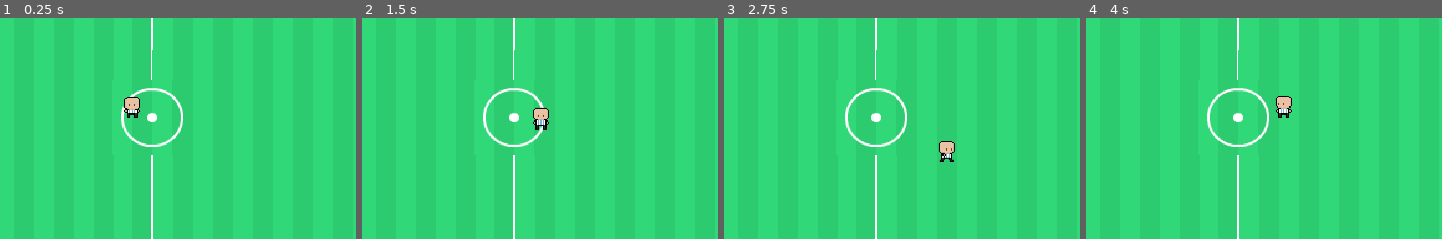
Above: before the commit, frames 1-4 (left to right).
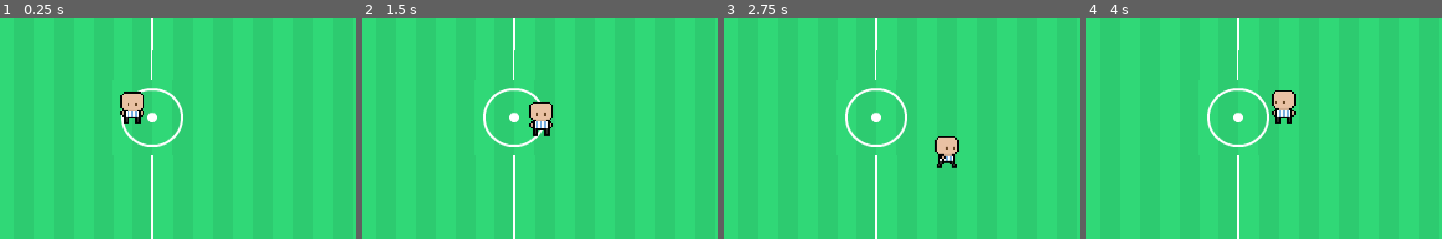
Above: after the commit, the same moments.

Repository: HatakekkSheeshh/Tiny_Football
Game: Godot game, scene res://Scenes/tilemap.tscn
Same seed, same stepped clock (60 frames per second), same inputs: the game is played once before the commit and once after it.
Inputs:
- Up to frame 1 (0.25 s): no input
- Up to frame 2 (1.5 s): hold D (ui_right) 0.53-1.28 s; hold S (ui_down) from 1.28 s (still down)
- Up to frame 3 (2.75 s): release S (ui_down) at 2.03 s; hold D (ui_right) from 2.03 s (still down)
- Up to frame 4 (4 s): release D (ui_right) at 2.78 s; hold W (ui_up) 2.78-3.53 s; hold A (ui_left) from 3.53 s (still down)
The pictures show only the part of the screen within x 29-79%, y 36-86%; the shares and areas given below are measured in that part.

The runs differ from the first frame. In frame 1, 0.6% of the frame differs, in the area x 33-41%, y 33-48%; in frame 2, 0.7%, in the area x 46-54%, y 38-54%; in frame 3, 0.6%; in frame 4, 0.6%.

Commit message:
Update Player size

Diff:
--- a/kick-&-score/GameObject/Player.tscn
+++ b/kick-&-score/GameObject/Player.tscn
@@ -7,8 +7,8 @@
 [ext_resource type="Texture2D" uid="uid://bwm3hprh6wp2k" path="res://Assets/Free Football Assets/Footballers/Argentina/walk.png" id="4_tcgth"]
 
 [sub_resource type="CapsuleShape2D" id="CapsuleShape2D_6iuh6"]
-radius = 7.0
-height = 50.0
+radius = 6.0
+height = 14.0
 
 [sub_resource type="AtlasTexture" id="AtlasTexture_8trj2"]
 atlas = ExtResource("1_6wbdd")
@@ -149,10 +149,12 @@
 script = ExtResource("1_6iuh6")
 
 [node name="CollisionShape2D" type="CollisionShape2D" parent="."]
+position = Vector2(0, 4)
 shape = SubResource("CapsuleShape2D_6iuh6")
 debug_color = Color(0.6554663, 0.4702894, 0.58376086, 0.41960785)
 
 [node name="AnimatedSprite2D" type="AnimatedSprite2D" parent="."]
+scale = Vector2(1.5, 1.5)
 sprite_frames = SubResource("SpriteFrames_lxa44")
 animation = &"walk_side"
 frame_progress = 0.82742
